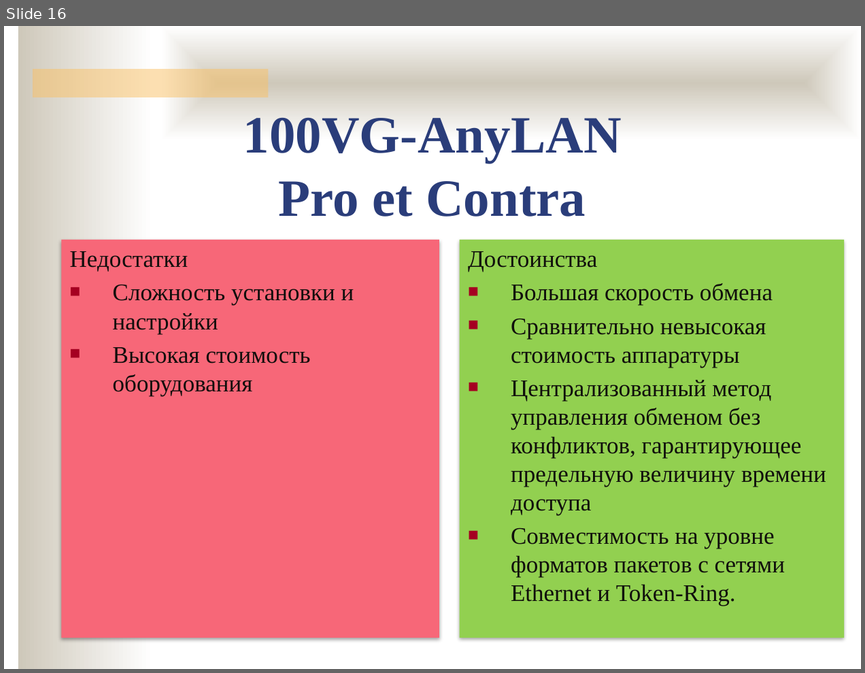
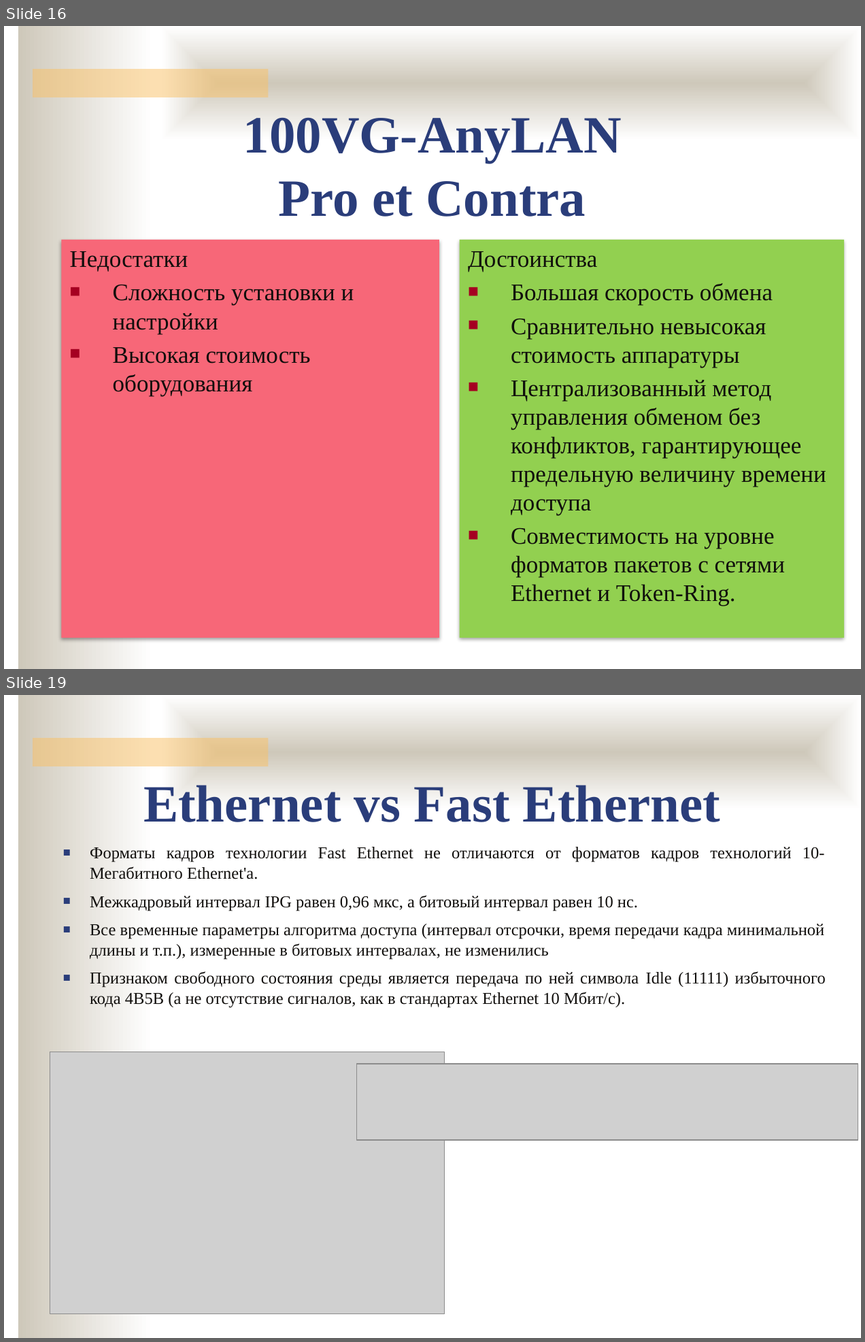
Before and after one commit to ukoloff/nets, a slide deck: 06.pptx. Shown one above the other, each under a label of ours: slide 16 before the commit, slides 16 and 19 after it; the slides between them are not shown. The pictures are 865x673 and 865x1342 pixels, drawn with LibreOffice and Linux fonts; fonts in the diff are those of the drawing; grey boxes stand for pictures; background and template pictures are left out. Boxes give left, top, right and bottom in pixels: in the first picture for what was removed or moved away, otherwise in the second. Text is boxed around its words. In the diff, an @@ line names an element or a change of style, - is before the commit and + after.

```diff
--- a/06.pptx
+++ b/06.pptx
@@ slide 19 added at (4, 695, 861, 1338), background #FFFFFF; not listed: 3 template elements that a slide beside it also shows @@
@@ text added at (143, 785, 721, 822), 44 pt, text #2A3D7A, bold @@
+Ethernet vs Fast Ethernet
@@ text added at (90, 847, 825, 1007), 14 pt, text #100E0C @@
+■ Форматы кадров технологии Fast Ethernet не отличаются от форматов кадров технологий 10-Мегабитного Ethernet'a.
+■ Межкадровый интервал IPG равен 0,96 мкс, а битовый интервал равен 10 нс.
+■ Все временные параметры алгоритма доступа (интервал отсрочки, время передачи кадра минимальной длины и т.п.), измеренные в битовых интервалах, не изменились
+■ Признаком свободного состояния среды является передача по ней символа Idle (11111) избыточного кода 4B5B (а не отсутствие сигналов, как в стандартах Ethernet 10 Мбит/с).
@@ picture added at (50, 1051, 445, 1312) @@
@@ picture added at (357, 1064, 858, 1140) @@
```
Also in this commit, not shown: 7 other slides added.
